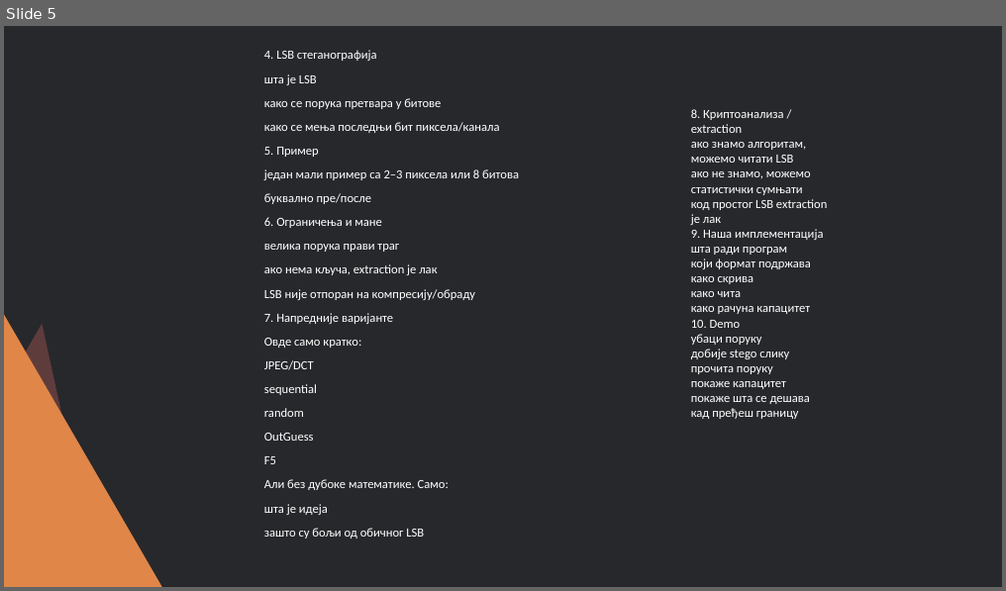
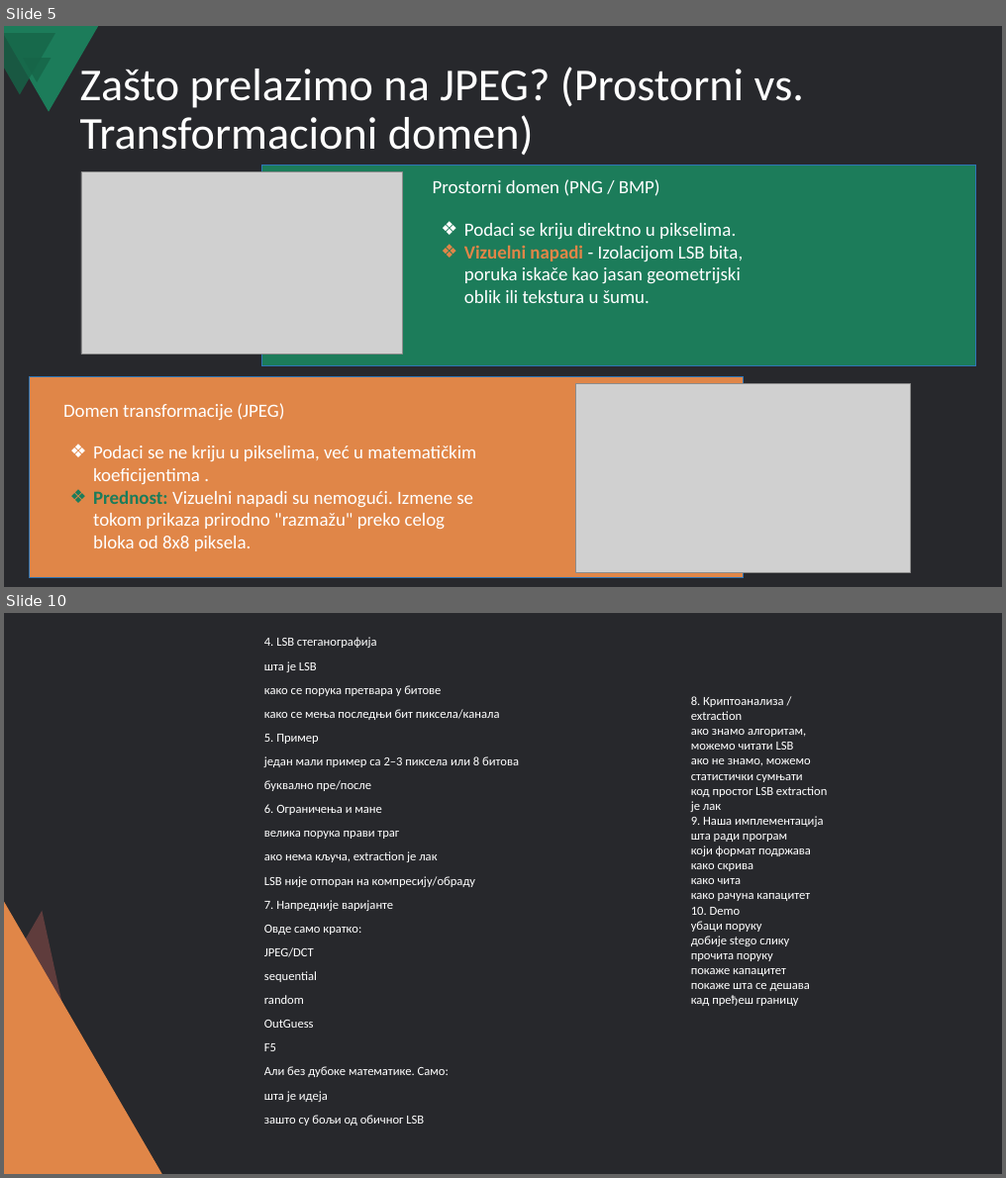
Before and after one commit to nikolasa004/Cybersecurity-Project, a slide deck: Steganography/Steganografija i LSB skrivanje poruka u slikama.pptx. Shown one above the other, each under a label of ours: slide 5 before the commit, slides 5 and 10 after it; the slides between them are not shown. The pictures are 1006x591 and 1006x1178 pixels, drawn with LibreOffice and Linux fonts; fonts in the diff are those of the drawing; grey boxes stand for pictures. Boxes give left, top, right and bottom in pixels: in the first picture for what was removed or moved away, otherwise in the second. Text is boxed around its words. In the diff, an @@ line names an element or a change of style, - is before the commit and + after.

Commit message:
feat: Add JPEG slides to presentation

```diff
--- a/Steganography/Steganografija i LSB skrivanje poruka u slikama.pptx
+++ b/Steganography/Steganografija i LSB skrivanje poruka u slikama.pptx
@@ slide 5 added at [4, 26, 1002, 587], background #27282C @@
@@ freeform shape added at [4, 26, 99, 111], fill #1C7C5A @@
@@ freeform shape added at [4, 33, 55, 94], fill #166548 at 80% opacity @@
@@ triangle added at [23, 59, 52, 82], fill #166548 at 80% opacity @@
@@ title added at [80, 67, 804, 155], 44 pt, text #FFFFFF @@
+Zašto prelazimo na JPEG? (Prostorni vs. Transformacioni domen)
@@ picture added at [81, 172, 402, 355] @@
@@ rectangle added at [261, 165, 976, 366], fill #1C7C5A, outline #2E75B6 1 pt @@
@@ text added at [433, 179, 660, 196], 18 pt, text #FFFFFF @@
+Prostorni domen (PNG / BMP)
@@ text added at [464, 223, 743, 303], 18 pt, text #FFFFFF @@
+❖ Podaci se kriju direktno u pikselima.
+❖ Vizuelni napadi - Izolacijom LSB bita, poruka iskače kao jasan geometrijski oblik ili tekstura u šumu.
@@ rectangle added at [29, 377, 744, 578], fill #E08648, outline #2E75B6 1 pt @@
@@ text added at [63, 403, 284, 420], 18 pt, text #FFFFFF @@
+Domen transformacije (JPEG)
@@ picture added at [575, 383, 910, 572] @@
@@ text added at [93, 446, 476, 552], 18 pt, text #FFFFFF @@
+❖ Podaci se ne kriju u pikselima, već u matematičkim koeficijentima .
+❖ Prednost: Vizuelni napadi su nemogući. Izmene se tokom prikaza prirodno "razmažu" preko celog bloka od 8x8 piksela.
@@ what was slide 5 is now slide 10 @@
```
Also in this commit, not shown: 4 other slides added, 1 other file.
